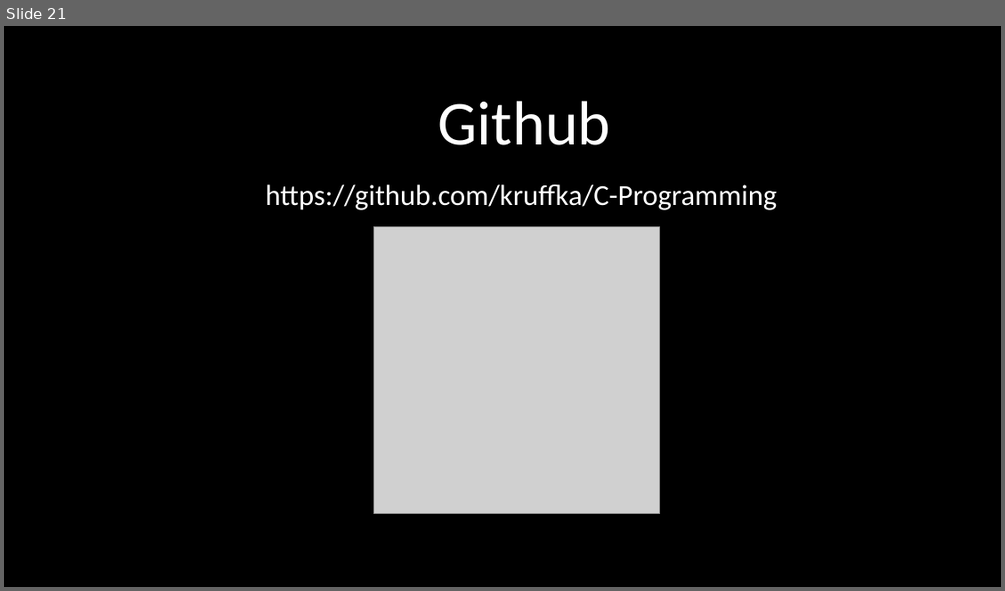
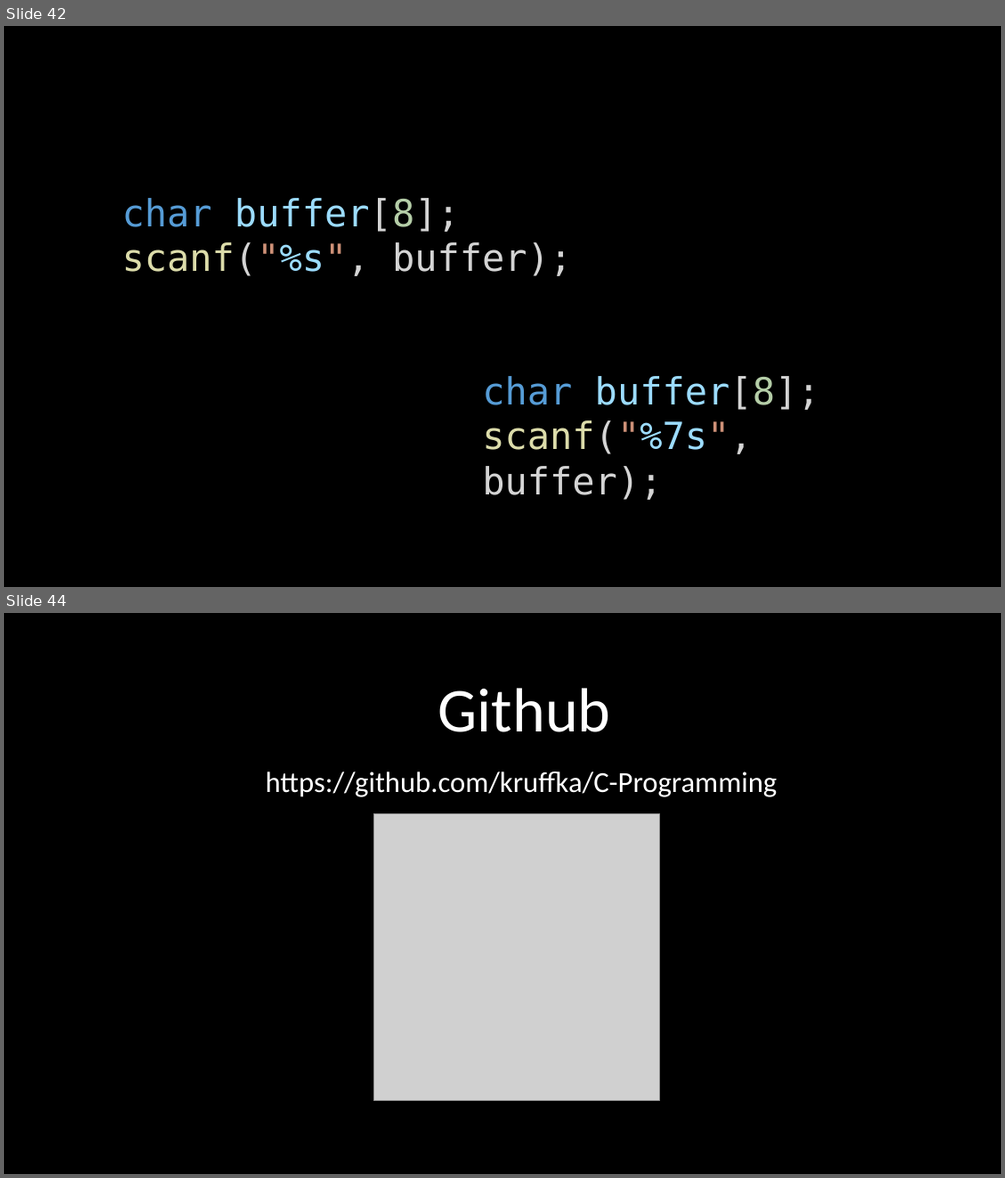
Before and after one commit to kruffka/C-Programming, a slide deck: 5_arrays/5_arrays.pptx. Shown one above the other, each under a label of ours: slide 21 before the commit, slides 42 and 44 after it; the slides between them are not shown. The pictures are 1005x591 and 1005x1178 pixels, drawn with LibreOffice and Linux fonts; fonts in the diff are those of the drawing; grey boxes stand for pictures. Boxes give left, top, right and bottom in pixels: in the first picture for what was removed or moved away, otherwise in the second. Text is boxed around its words. In the diff, an @@ line names an element or a change of style, - is before the commit and + after.

```diff
--- a/5_arrays/5_arrays.pptx
+++ b/5_arrays/5_arrays.pptx
@@ slide 42 added at (4,26,1001,587), background #000000 @@
@@ text added at (122,198,572,276), 36 pt, text #D4D4D4 @@
+char buffer[8];
+scanf("%s", buffer);
@@ text added at (482,376,820,499), 36 pt, text #D4D4D4 @@
+char buffer[8];
+scanf("%7s", buffer);
@@ what was slide 21 is now slide 44 @@
```
Also in this commit, not shown: 23 other slides added, 1 slide removed, 6 other files.
